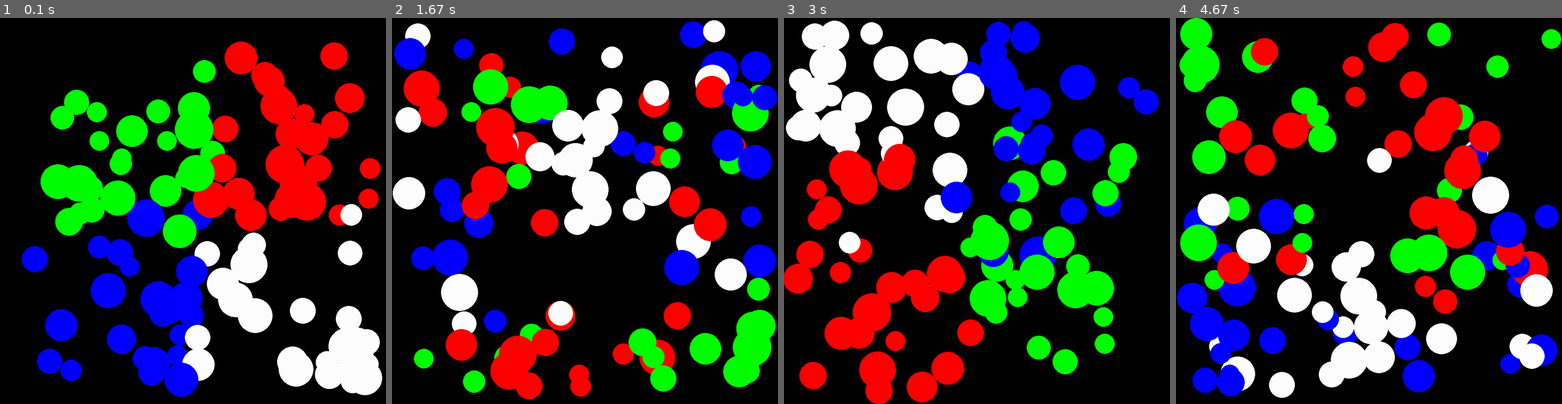
Above: before the commit, frames 1-4 (left to right).
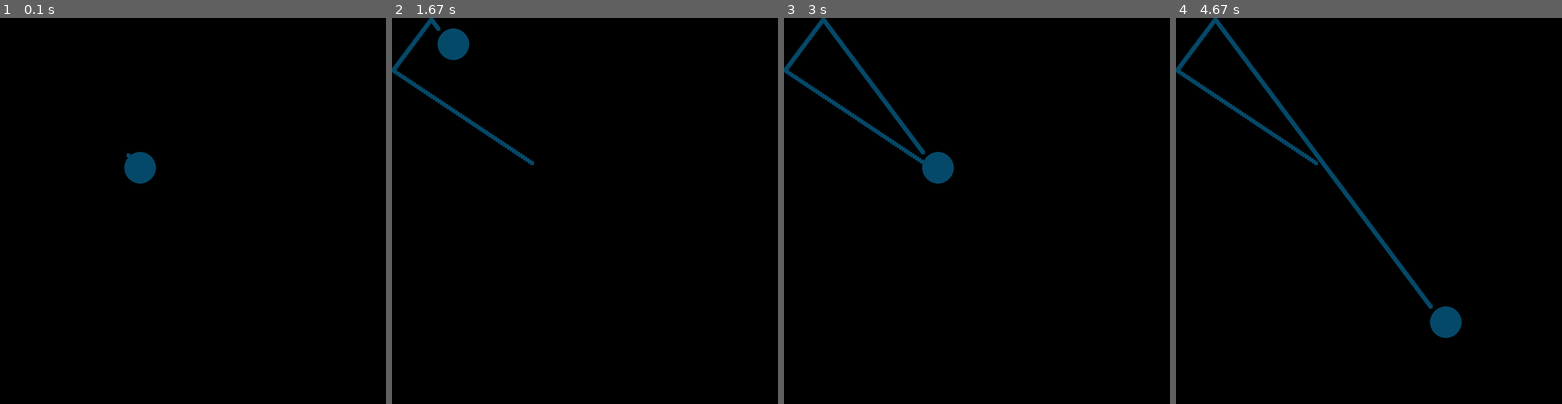
Above: after the commit, the same moments.

Repository: asboyer/python-lessons
Game: pygame game, started from projects/pygame/ball/main.py
Two runs of this game, one before a commit and one after it. Both use one fixed random seed, a clock stepped at 60 frames per second and the inputs below.
Inputs:
- Up to frame 1 (0.1 s): no input
- Up to frame 2 (1.67 s): no input
- Up to frame 3 (3 s): no input
- Up to frame 4 (4.67 s): no input

The runs differ from the first frame. In frame 1, 35% of the frame differs, in the area x 5-99%, y 6-99%; in frame 2, 37%; in frame 3, 37%; in frame 4, 38%, in the area x 0-100%, y 0-99%.

Commit message:
new changes

Diff:
--- /dev/null
+++ b/projects/ball/main.py
@@ -0,0 +1,62 @@
+import pygame, random
+
+sw = 1000
+
+xo = sw/2
+yo = sw/2
+xov = 5
+yov = 10
+ow = sw/4
+
+def randcolor():
+    r = random.randint(0, 255)
+    g = random.randint(0, 255)
+    b = random.randint(0, 255)
+    return (r, g, b)
+
+# colors
+ORANGE = (248, 142, 0)
+BLACK = (0, 0, 0)
+colors = []
+
+for i in range(5):
+    colors.append(randcolor())
+
+pygame.init() # initializes pygame
+screen = pygame.display.set_mode((sw, sw))
+pygame.display.set_caption('ball')
+clock = pygame.time.Clock()
+
+done = False
+while not done:
+    for event in pygame.event.get():
+        if event.type == pygame.QUIT:
+            done = True
+
+    screen.fill(colors[3])
+
+    pygame.draw.ellipse(screen, colors[0], [xo, yo, ow, ow], 0)
+    pygame.draw.ellipse(screen, colors[1], [xo + ow/10, yo + ow/10, ow * 4/5, ow * 4/5], 0)
+    pygame.draw.ellipse(screen, colors[2], [xo + ow/5, yo + ow/5, ow * 3/5, ow * 3/5], 0)
+    pygame.draw.ellipse(screen, colors[3], [xo + 3*(ow/10), yo + 3*(ow/10), ow * 2/5, ow * 2/5], 0)
+    pygame.draw.ellipse(screen, colors[4], [xo + 4*(ow/10), yo + 4*(ow/10), ow * 1/5, ow * 1/5], 0)
+
+    if xo > sw - ow or xo <= 0:
+        colors = []
+        for i in range(5):
+            colors.append(randcolor())
+        xov = -xov
+
+    if yo > sw - ow or yo <= 0:
+        colors = []
+        for i in range(5):
+            colors.append(randcolor())
+        yov = -yov
+
+    xo += xov
+    yo += yov
+
+    pygame.display.update()
+    clock.tick(60)
+
+pygame.quit()
--- a/projects/pygame/ball/main.py
+++ b/projects/pygame/ball/main.py
@@ -5,39 +5,58 @@
 # without objects: life would suck
 class Ball:
     # constructor      # instance fields (parameters we pass into the object)
-    def __init__(self, radius, color, x, y, xv, yv):
+    def __init__(self, radius, color, x, y, xv, yv, randomize, trail):
     # __init__ = initialize
 
         # assign variables to the object
         self.radius = radius
         self.x = x
         self.y = y
-        self.xv = choice([-5, 5])
-        self.yv = choice([-6, 6])
-
-        if self.x > screen_width/2 and self.y < screen_width/2:
-            self.q = 1
-        elif self.x < screen_width/2 and self.y < screen_width/2:
-            self.q = 2
-        elif self.x < screen_width/2 and self.y > screen_width/2:
-            self.q = 3
-        elif self.x > screen_width/2 and self.y > screen_width/2:
-            self.q = 4
-
-        if self.q == 1:
-            self.color = (255, 0, 0)
-        elif self.q == 2:
-            self.color = (0, 255, 0)
-        elif self.q == 3:
-            self.color = (0, 0, 255)
-        elif self.q == 4:
-            self.color = (255, 255, 255)
+        self.xv = xv
+        self.oxv = xv
+        self.yv = yv
+        self.color = color
+        self.points = []
+        self.randomize = randomize
+        self.trail = trail
 
     def move(self):
-        if self.x >= screen_width - self.radius or self.x <= 0:
-            self.xv = -self.xv
-        if self.y >= screen_width - self.radius or self.y <= 0:
-            self.yv = - self.yv
+
+        if not self.randomize:
+            if self.x >= screen_width - self.radius or self.x <= 0:
+                self.xv = -self.xv
+            if self.y >= screen_width - self.radius or self.y <= 0:
+                self.yv = - self.yv
+
+        if self.randomize:
+            if self.x >= screen_width - self.radius:
+                self.xv = -self.xv
+                low = int(self.xv/2)
+                high = int(-self.xv/2)
+                if low > high:
+                    low = -low
+                    high = -high
+                variance = randint(low, high)
+                self.xv += variance
+                if self.x + self.xv >= screen_width == self.radius:
+                    self.xv = -self.oxv
+
+            if self.x <= 0:
+                self.xv = -self.xv
+                low = int(-self.xv/2)
+                high = int(self.xv/2)
+                if low > high:
+                    low = -low
+                    high = -high
+                variance = randint(low, high)
+                self.xv += variance
+                if self.x + self.xv <= 0:
+                    self.xv = self.oxv
+
+            if self.y >= screen_width - self.radius or self.y <= 0:
+                self.yv = - self.yv
+
+        self.points.append([self.x, self.y, self.color])
 
         self.x += self.xv
         self.y += self.yv
@@ -46,6 +65,13 @@
                             [self.x, self.y,
                             self.radius, self.radius],
                             0)
+        if self.trail:
+            for point in self.points:
+                pygame.draw.rect(screen, point[2],
+                                [point[0], point[1],
+                                int(self.radius/8),
+                                int(self.radius/8)],
+                                0)
 
 def randcolor():
     r = randint(0, 255)
@@ -60,9 +86,9 @@
 bg_color = BLACK
 screen_width = 1000
 
-ball_amount = 100
+ball_amount = 1
 
-max_v = 5
+max_v = 20
 min_radius = 50
 max_radius = 100
 
@@ -81,9 +107,9 @@
     ball_x = randint(ball_width, screen_width - ball_width)
     ball_y = randint(ball_width, screen_width - ball_width)
 
-    ball_xv, ball_yv = 0, 0
+    ball_xv, ball_yv = randint(-max_v, max_v), randint(-max_v, max_v)
 
-    while ball_xv == 0 and ball_yv == 0:
+    while ball_xv == 0 or ball_yv == 0:
         ball_xv = randint(-max_v, max_v)
         ball_yv = randint(-max_v, max_v)
 
@@ -93,7 +119,9 @@
                 ball_x,
                 ball_y,
                 ball_xv,
-                ball_yv
+                ball_yv,
+                True,
+                True
                 )
 
     ball_list.append(ball)
--- a/projects/pygame/ball_template.py
+++ b/projects/pygame/ball_template.py
@@ -34,7 +34,7 @@
 
 background_color = BLACK
 
-screen_width = 2000
+screen_width = 1000
 ball_width = 20
 ball_amount = 300
 
--- /dev/null
+++ b/projects/tank_game/main.py
@@ -0,0 +1,182 @@
+import pgzrun
+import random as rnd
+
+WIDTH=800
+HEIGHT=600
+
+tank=Actor('tank_blue')
+tank.y=575
+tank.x=400
+tank.angle=90
+
+enemies=[]
+enemy_colors=['tank_red','tank_green','tank_sand','tank_dark']
+
+for i in range(3):
+    enemy_color_choice=rnd.choice(enemy_colors)
+    enemy_colors.remove(enemy_color_choice)
+    enemy=Actor(enemy_color_choice)
+    enemy.y=25
+    enemy.x=i*200+100
+    enemy.angle=270
+    enemy.move_count=0
+    enemies.append(enemy)
+
+background=Actor('grass')
+
+walls=[]
+for x in range(16):
+    for y in range(10):
+        if rnd.randint(0,100)<50:
+            wall=Actor('wall')
+            wall.x=x*50+25
+            wall.y=y*50+25+50
+            walls.append(wall)
+
+bullets=[]
+bullet_holdoff=0
+
+enemy_bullets=[]
+
+game_over=False
+
+rail_bullet=[]
+
+def update():
+    global bullet_holdoff, game_over
+    original_x=tank.x
+    original_y=tank.y
+
+    if keyboard.left:
+        tank.x-=2
+        tank.angle=180
+    elif keyboard.right:
+        tank.x+=2
+        tank.angle=0
+    elif keyboard.up:
+        tank.y-=2
+        tank.angle=90
+    elif keyboard.down:
+        tank.y+=2
+        tank.angle=270
+    if tank.collidelist(walls) !=-1:
+        tank.x=original_x
+        tank.y=original_y
+    if tank.x<25 or tank.x>775 or tank.y<25 or tank.y>575:
+        tank.x=original_x
+        tank.y=original_y
+    if bullet_holdoff==0:
+        if keyboard.space:
+            bullet=Actor('bulletblue2')
+            bullet.angle=tank.angle
+            bullet.x=tank.x
+            bullet.y=tank.y
+            bullets.append(bullet)
+            bullet_holdoff=50
+    else:
+        bullet_holdoff-=1
+    for bullet in bullets:
+        if bullet.angle==0:
+            bullet.x+=5
+        elif bullet.angle==90:
+            bullet.y-=5
+        elif bullet.angle==180:
+            bullet.x-=5
+        elif bullet.angle==270:
+            bullet.y+=5
+    for bullet in bullets:
+        wall_index=bullet.collidelist(walls)
+        if wall_index!=-1:
+            del walls[wall_index]
+            bullets.remove(bullet)
+            bullet_holdoff=0
+        if bullet.x<0 or bullet.x>800 or bullet.y<0 or bullet.y>600:
+            bullets.remove(bullet)
+        enemy_index=bullet.collidelist(enemies)
+        if enemy_index!=-1:
+            del enemies[enemy_index]
+            bullets.remove(bullet)
+    if keyboard.r:
+        rail_bullet=Actor('explosion3')
+    for enemy in enemies:
+        choice=rnd.randint(0,2)
+        if enemy.move_count>0:
+            enemy.move_count-=1
+            original_x=enemy.x
+            original_y=enemy.y
+            if enemy.angle==0:
+                enemy.x+=2
+            elif enemy.angle==90:
+                enemy.y-=2
+            elif enemy.angle==180:
+                enemy.x-=2
+            elif enemy.angle==270:
+                enemy.y+=2
+            if enemy.collidelist(walls)!=-1:
+                enemy.x=original_x
+                enemy.y=original_y
+                enemy.move_count=0
+            if enemy.x<25 or enemy.x>775 or enemy.y<25 or enemy.y>600:
+                enemy.x=original_x
+                enemy.y=original_y
+                enemy.move_count=0
+
+        elif choice==0:
+            enemy.move_count=20
+            #print('Move')
+        elif choice==1:
+            enemy.angle=rnd.randint(0,3)*90
+        else:
+            if enemy.image=='tank_red':
+                bullet=Actor('bulletred2')
+            elif enemy.image=='tank_green':
+                bullet=Actor('bulletgreen2')
+            elif enemy.image=='tank_sand':
+                bullet=Actor('bulletsand2')
+            elif enemy.image=='tank_dark':
+                bullet=Actor('bulletdark2')
+
+            bullet.angle=enemy.angle
+            bullet.x=enemy.x
+            bullet.y=enemy.y
+            enemy_bullets.append(bullet)
+
+        for bullet in enemy_bullets:
+            if bullet.angle==0:
+                bullet.x+=5
+            elif bullet.angle==90:
+                bullet.y-=5
+            elif bullet.angle==180:
+                bullet.x-=5
+            elif bullet.angle==270:
+                bullet.y+=5
+        for bullet in enemy_bullets:
+            wall_index=bullet.collidelist(walls)
+            if wall_index !=-1:
+                del walls[wall_index]
+                enemy_bullets.remove(bullet)
+            if bullet.colliderect(tank):
+                game_over=True
+            if bullet.x<25 or bullet.x>775 or bullet.y<25 or bullet.y>600:
+                enemy_bullets.remove(bullet)
+
+def draw():
+    if len(enemies)==0:
+        screen.fill((0,0,0))
+        screen.draw.text('YOU WIN!',(260,250),color=(255,255,255),fontsize=100)
+    elif game_over:
+        screen.fill((0,0,0))
+        screen.draw.text('YOU LOSE!!!:(',(230,250),color=(255,255,255),fontsize=100)
+    else:
+        background.draw()
+        tank.draw()
+        for wall in walls:
+            wall.draw()
+        for bullet in bullets:
+            bullet.draw()
+        for enemy in enemies:
+            enemy.draw()
+        for bullet in enemy_bullets:
+            bullet.draw()
+
+pgzrun.go()
Binary file added: projects/tank_game/images/bulletblue2.png
Binary file added: projects/tank_game/images/bulletdark2.png
Binary file added: projects/tank_game/images/bulletgreen2.png
Binary file added: projects/tank_game/images/bulletred2.png
Binary file added: projects/tank_game/images/bulletsand2.png
Binary file added: projects/tank_game/images/explosion3.png
Binary file added: projects/tank_game/images/explosion4.png
Binary file added: projects/tank_game/images/grass.png
Binary file added: projects/tank_game/images/tank_blue.png
Binary file added: projects/tank_game/images/tank_dark.png
Binary file added: projects/tank_game/images/tank_green.png
Binary file added: projects/tank_game/images/tank_red.png
(and 2 more such lines)
